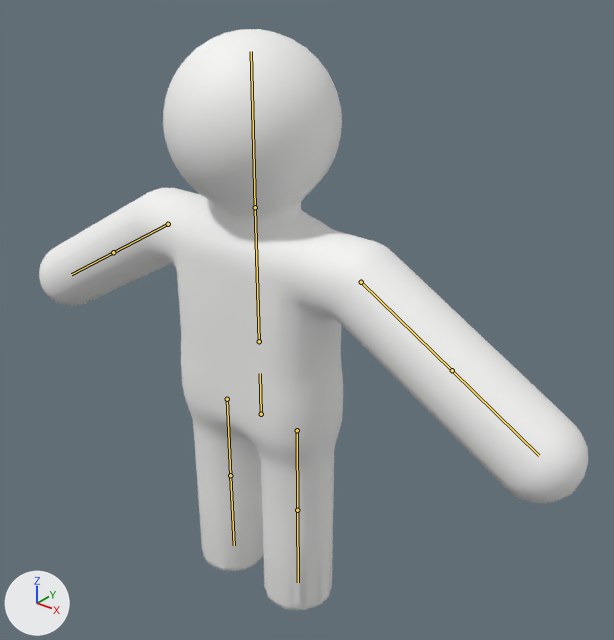
The glTF model assets/character.glb, before and after one commit.
The view is the same before and after, from a 50 mm lens placed at (1.68, -1.85, 2.27), pointed at (0.14, 0.08, 1.07). Lighting does not change. The marker at lower left points along +X, +Y and +Z. The first picture is the older version. The bones that change, and the others that lie on the model, are drawn over the model as lines.

In view in the first picture: 'Character'.
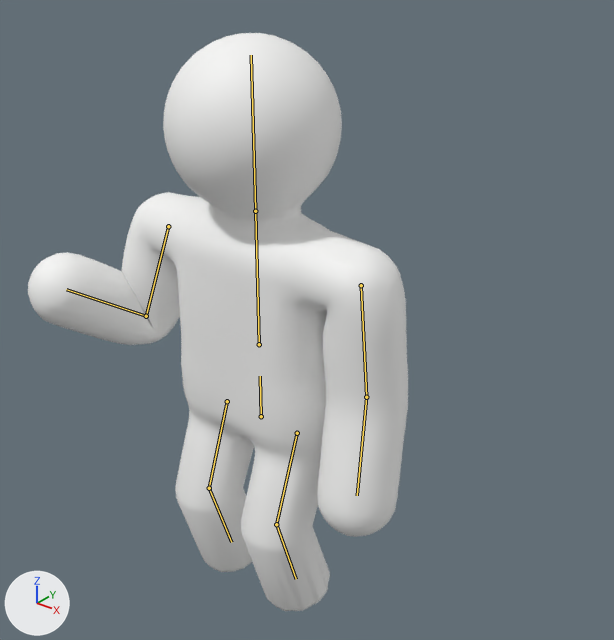
The newer file adds an action. The first version stands in its rest pose; the second is drawn at frame 2 of the action 'HoldTrident'.

Pixel boxes (x1, y1, x2, y2) of what changed, in the pictures (614 x 640 px):
'Character', posed (31% narrower): before (39, 29, 588, 610); after (28, 33, 408, 611)
bone 'hips', root to tip: before (261, 414) to (260, 373); after (261, 416) to (260, 376)
bone 'upper_arm.L', root to tip: before (361, 282) to (452, 370); after (361, 285) to (366, 397)
bone 'forearm.L', root to tip: before (452, 370) to (539, 455); after (366, 397) to (357, 495)
bone 'upper_arm.R', root to tip: before (168, 224) to (113, 252); after (168, 226) to (146, 316)
bone 'forearm.R', root to tip: before (113, 252) to (71, 274); after (146, 316) to (66, 289)
bone 'thigh.L', root to tip: before (297, 430) to (297, 510); after (297, 433) to (276, 524)
bone 'shin.L', root to tip: before (297, 510) to (298, 582); after (276, 524) to (296, 579)
bone 'thigh.R', root to tip: before (227, 399) to (230, 475); after (227, 401) to (209, 488)
bone 'shin.R', root to tip: before (230, 475) to (234, 545); after (209, 488) to (231, 542)

What the commit changed:
Bone 'hips' (bone_hips) moves from (0.0, 0.0, 0.0) to (0.0, -0.01, 0.0).
Bone 'upper_arm.L' (bone_upper_arm_l) turns from (0, 0, 0) to (0, 0, -55) degrees about its own x, y and z.
Bone 'forearm.L' (bone_forearm_l) turns from (0, 0, 0) to (14, 0, 0) degrees about its own x, y and z.
Bone 'upper_arm.R' (bone_upper_arm_r) turns from (0, 0, 0) to (9, -4, 45) degrees about its own x, y and z.
Bone 'forearm.R' (bone_forearm_r) turns from (0, 0, 0) to (92, 33, -32) degrees about its own x, y and z.
Bone 'thigh.L' (bone_thigh_l) turns from (0, 0, 0) to (20, 0, 0) degrees about its own x, y and z.
Bone 'shin.L' (bone_shin_l) turns from (0, 0, 0) to (-38, 0, 0) degrees about its own x, y and z.
Bone 'thigh.R' (bone_thigh_r) turns from (0, 0, 0) to (20, 0, 0) degrees about its own x, y and z.
Bone 'shin.R' (bone_shin_r) turns from (0, 0, 0) to (-38, 0, 0) degrees about its own x, y and z.
